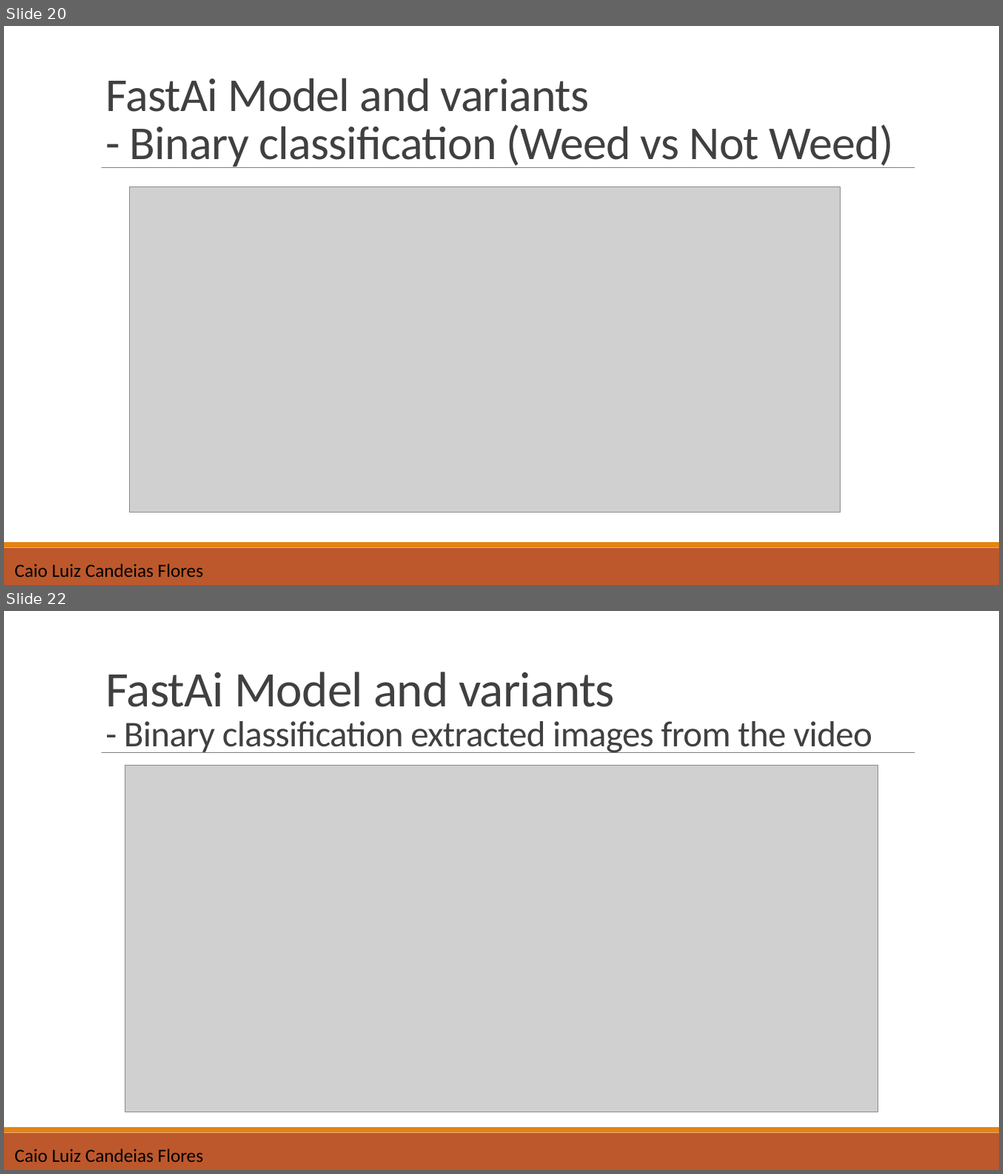
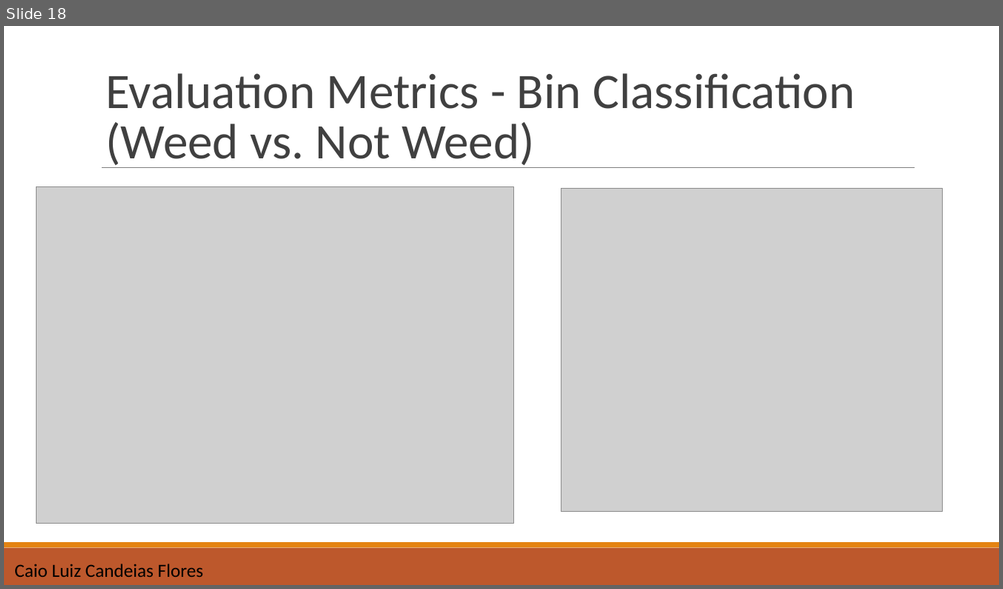
Before and after one commit to yoonsukwkd96/Autonomous_Systems_B_Lab_Group_A, a slide deck: final_presentation_groupA.pptx. Shown one above the other, each under a label of ours: slides 20 and 22 before the commit, slide 18 after it; the slides between them are not shown. The pictures are 1003x1174 and 1003x589 pixels, drawn with LibreOffice and Linux fonts; fonts in the diff are those of the drawing; grey boxes stand for pictures. Boxes give left, top, right and bottom in pixels: in the first picture for what was removed or moved away, otherwise in the second. Text is boxed around its words. In the diff, an @@ line names an element or a change of style, - is before the commit and + after.

```diff
--- a/final_presentation_groupA.pptx
+++ b/final_presentation_groupA.pptx
@@ slide 22 removed at <box>4,611,999,1170</box>, background #FFFFFF; not listed: 3 template elements that a slide beside it also shows @@
@@ text removed at <box>105,672,872,753</box> @@
-FastAi Model and variants
-- Binary classification extracted images from the video
@@ picture removed at <box>125,766,879,1113</box> @@
@@ text removed at <box>14,1149,203,1162</box> @@
-Caio Luiz Candeias Flores
@@ what was slide 20 is now slide 18 @@
@@ slide 18 changed as well @@
@@ text at <box>105,73,854,168</box>: text changed; size 45.6 to 48 pt @@
-FastAi Model and variants
-- Binary classification (Weed vs Not Weed)
+Evaluation Metrics - Bin Classification (Weed vs. Not Weed)
@@ line (102, 168) - (915, 168): stroke #808080 0.5 pt to #7F7F7F 0.75 pt @@
@@ picture: place and size @@
-picture at <box>129,187,839,513</box>
+picture at <box>36,187,514,524</box>
@@ picture added at <box>561,189,942,511</box> @@
```
Also in this commit, not shown: 12 other slides changed, 7 slides added, 10 other slides removed, 2 other files.
